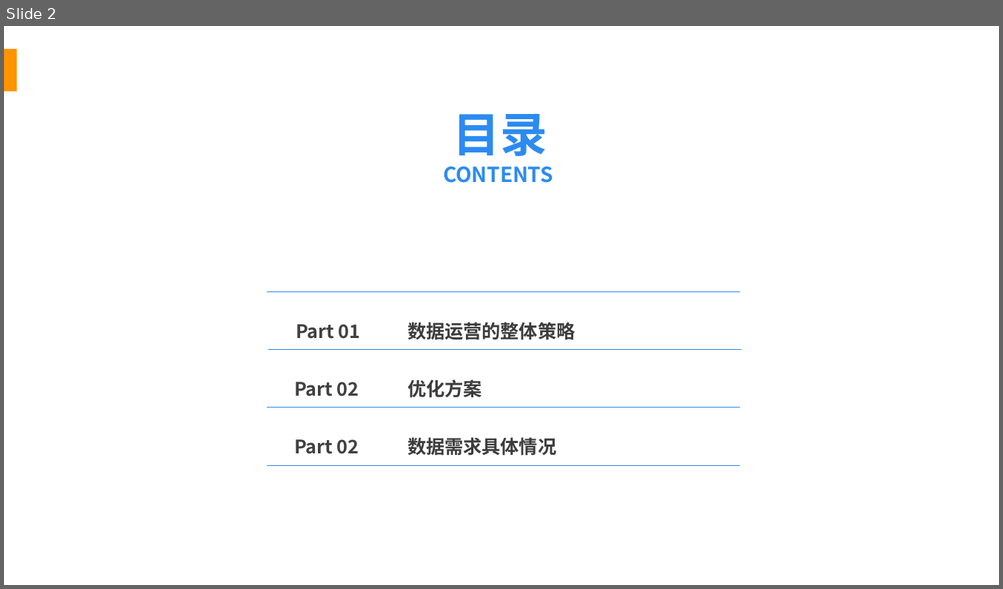
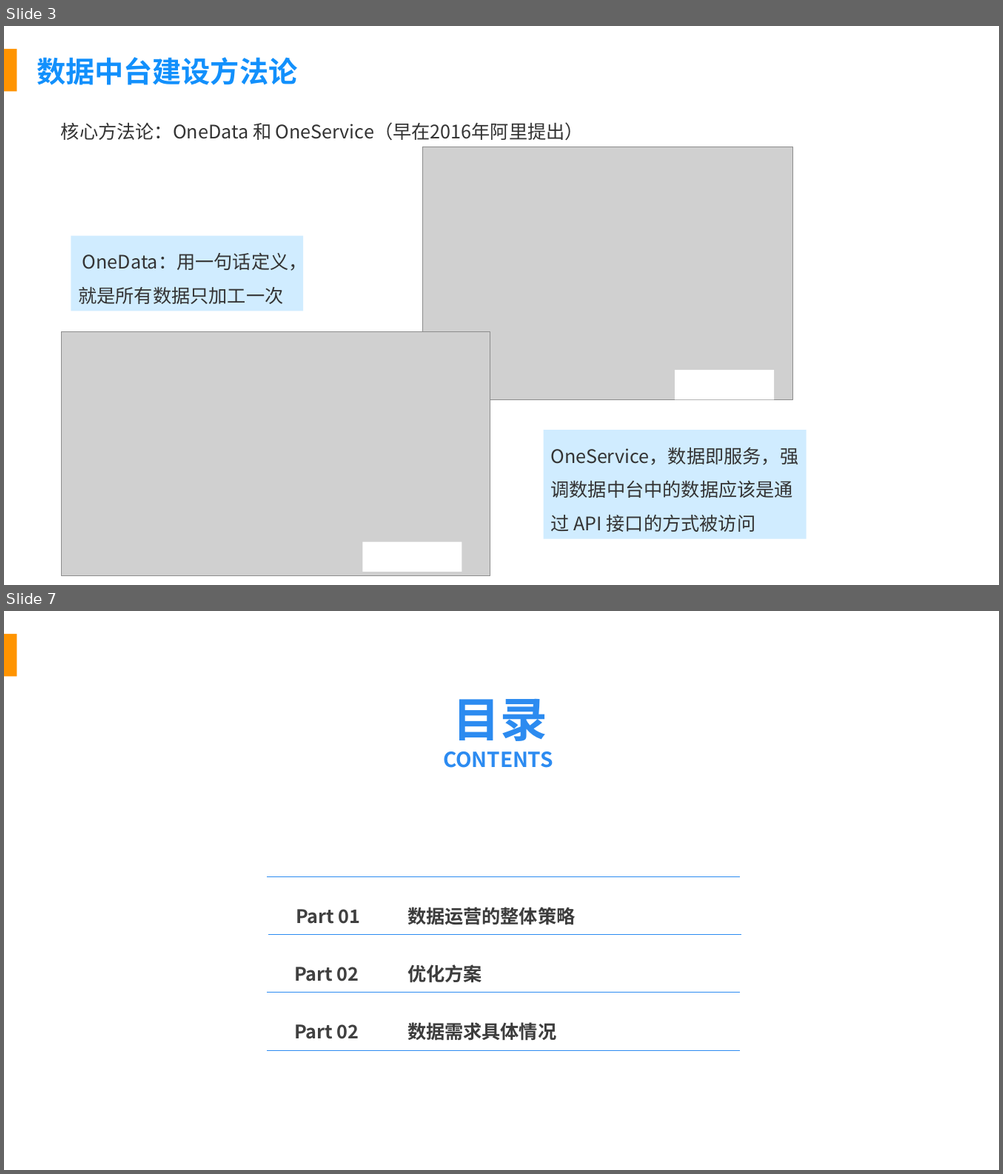
Before and after one commit to fancyChuan/reading-mindmap, a slide deck: PPT/数据建设知识体系.pptx. Shown one above the other, each under a label of ours: slide 2 before the commit, slides 3 and 7 after it; the slides between them are not shown. The pictures are 1003x589 and 1003x1174 pixels, drawn with LibreOffice and Linux fonts; fonts in the diff are those of the drawing; grey boxes stand for pictures; background and template pictures are left out. Boxes give left, top, right and bottom in pixels: in the first picture for what was removed or moved away, otherwise in the second. Text is boxed around its words. In the diff, an @@ line names an element or a change of style, - is before the commit and + after.

```diff
--- a/PPT/数据建设知识体系.pptx
+++ b/PPT/数据建设知识体系.pptx
@@ slide 3 added at box(4, 26, 999, 585), background #FFFFFF; not listed: 1 template element that a slide beside it also shows @@
@@ text added at box(37, 57, 297, 85), 28 pt, text #1290FC, bold @@
+数据中台建设方法论
@@ text added at box(61, 122, 583, 141), 18 pt, text #333333 @@
+核心方法论：OneData 和 OneService（早在2016年阿里提出）
@@ picture added at box(423, 147, 794, 400) @@
@@ rectangle added at box(71, 235, 303, 311), fill #D0ECFF, 18 pt, text #333333 @@
+OneData：用一句话定义，就是所有数据只加工一次
@@ picture added at box(62, 332, 490, 577) @@
@@ rectangle added at box(674, 371, 774, 400), fill #FFFFFF @@
@@ rectangle added at box(543, 430, 806, 540), fill #D0ECFF, 18 pt, text #333333 @@
+OneService，数据即服务，强调数据中台中的数据应该是通过 API 接口的方式被访问
@@ rectangle added at box(363, 543, 462, 572), fill #FFFFFF @@
@@ what was slide 2 is now slide 7 @@
```
Also in this commit, not shown: 1 slide changed, 8 other slides added.
